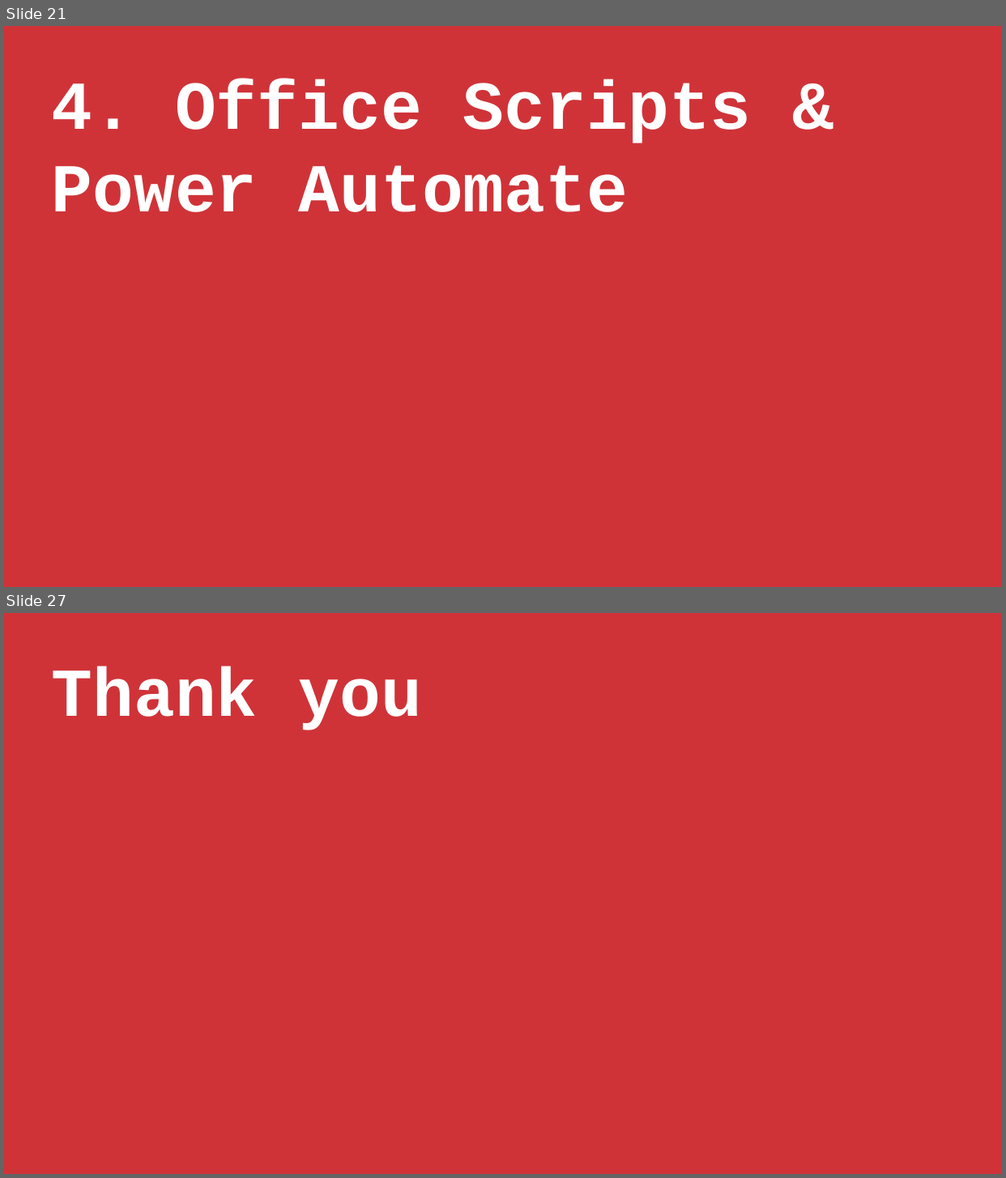
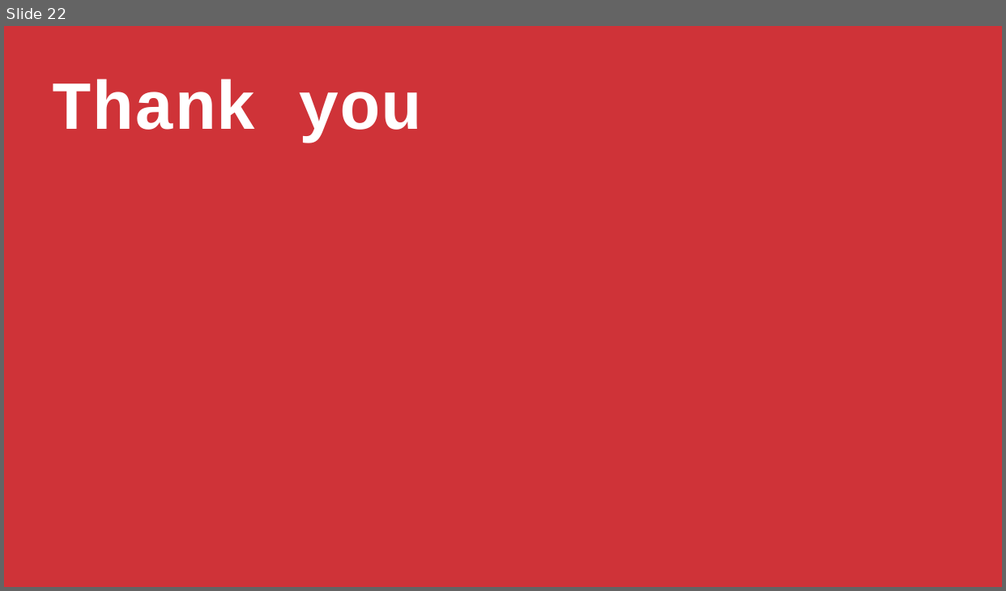
Before and after one commit to stringfestdata/power-automate-for-excel-masterclass, a slide deck: power-automate-for-excel-masterclass.pptx. Shown one above the other, each under a label of ours: slides 21 and 27 before the commit, slide 22 after it; the slides between them are not shown. The pictures are 1006x1178 and 1006x591 pixels, drawn with LibreOffice and Linux fonts; fonts in the diff are those of the drawing. Boxes give left, top, right and bottom in pixels: in the first picture for what was removed or moved away, otherwise in the second. Text is boxed around its words. In the diff, an @@ line names an element or a change of style, - is before the commit and + after.

```diff
--- a/power-automate-for-excel-masterclass.pptx
+++ b/power-automate-for-excel-masterclass.pptx
@@ slide 21 removed at (4, 26, 1002, 587), background #F2F2F2 @@
@@ rectangle removed at (4, 26, 1002, 587) @@
@@ text removed at (52, 79, 752, 212) @@
-4. Office Scripts & Power Automate
@@ what was slide 27 is now slide 22 @@
```
Also in this commit, not shown: 7 slides changed, 3 slides added, 7 other slides removed, 7 other files.
